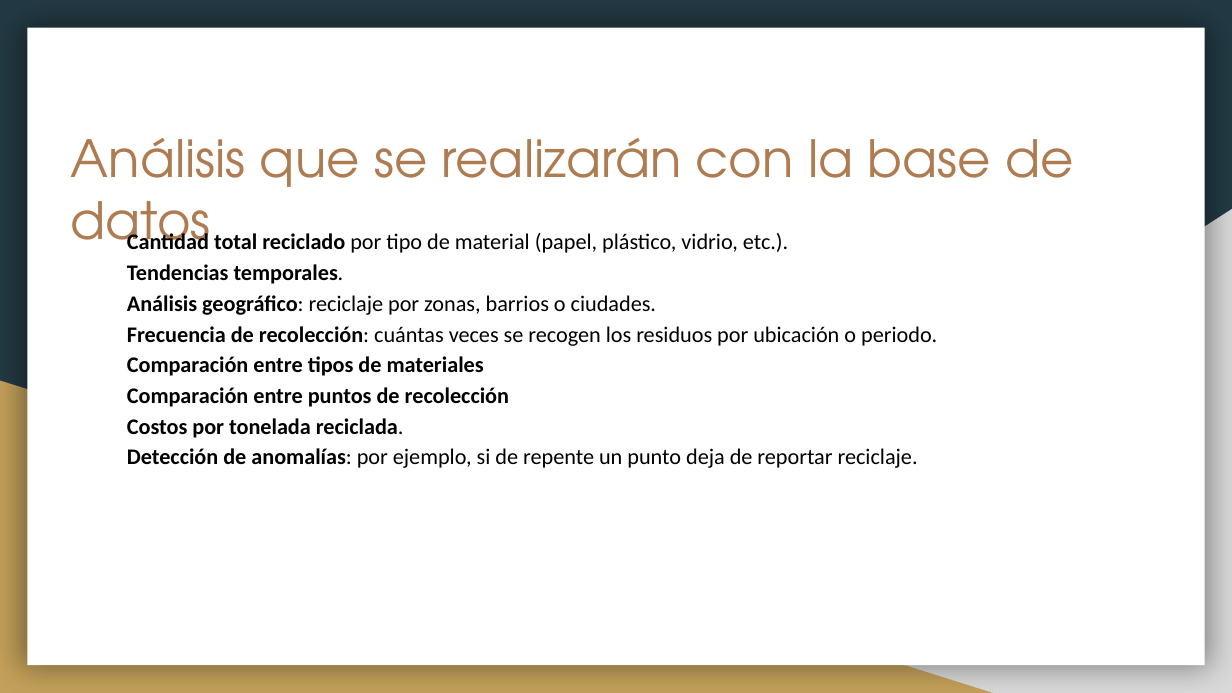
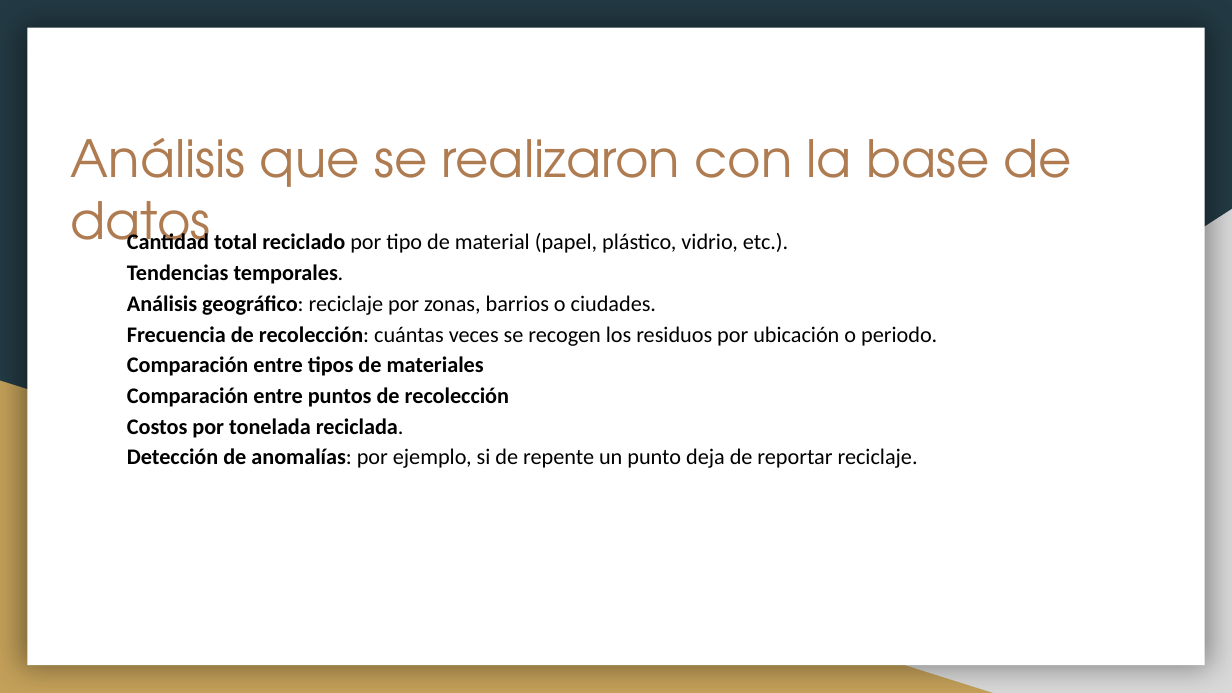
Before and after one commit to LGsus310/BaseDatosG1-2025, a slide deck: slide 4 of SistemaGestionReciclaje.pptx (slide 5 before the commit). Drawn at 1232x693 pixels with LibreOffice and Linux fonts; fonts in the diff are those of the drawing. Boxes give left, top, right and bottom in pixels: in the first picture for what was removed or moved away, otherwise in the second. Text is boxed around its words. In the diff, an @@ line names an element or a change of style, - is before the commit and + after.

```diff
--- a/SistemaGestionReciclaje.pptx
+++ b/SistemaGestionReciclaje.pptx
@@ title at box(71, 138, 1073, 249): text changed @@
-Análisis que se realizarán con la base de datos
+Análisis que se realizaron con la base de datos
```
Also in this commit, not shown: 5 slides added, 2 slides removed.
